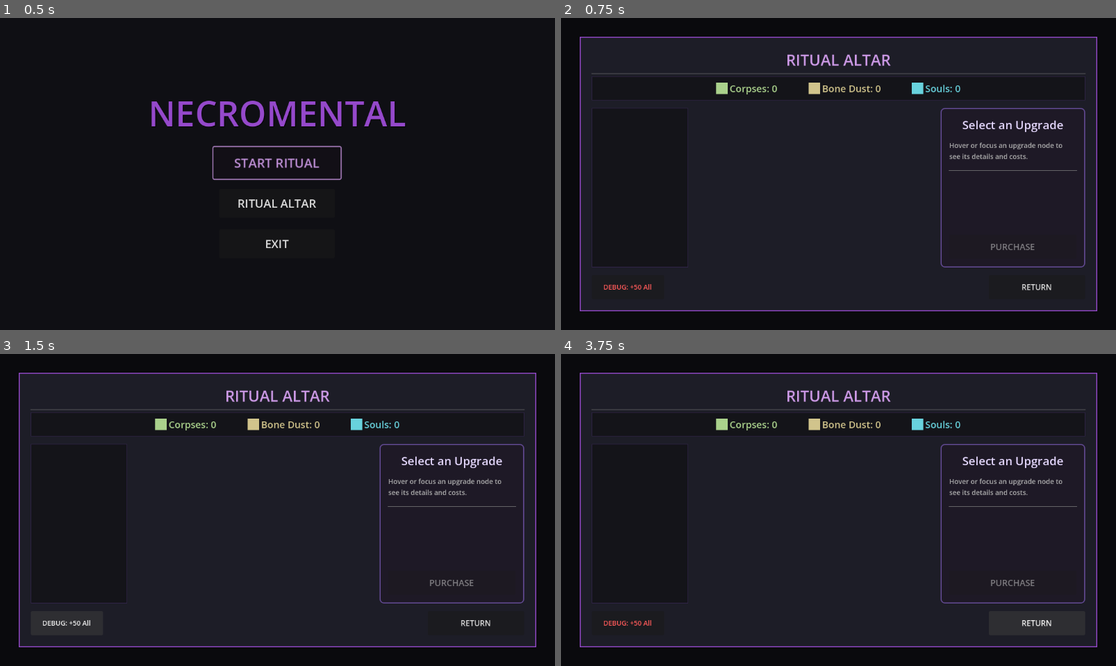
Above: before the commit, frames 1-4 (two rows, left to right).
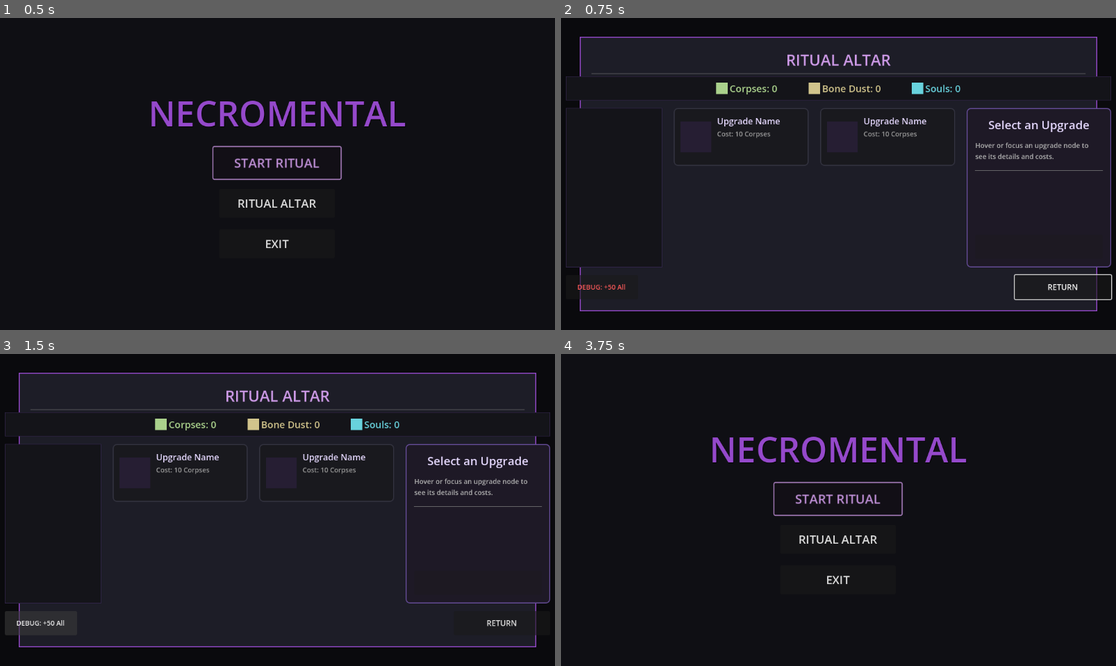
Above: after the commit, the same moments.

Repository: Noah1302/Necromental
Game: Godot game, scene res://scenes/ui/main_menu/main_menu.tscn
The game is run twice, just before and just after one commit, with the same random seed, the same clock (stepped at 60 frames per second) and the same inputs.
Inputs:
- Up to frame 1 (0.5 s): no input
- Up to frame 2 (0.75 s): click "RITUAL ALTAR" at 0.5 s
- Up to frame 3 (1.5 s): click "DEBUG: +50 All" at 1.25 s
- Up to frame 4 (3.75 s): click "DEBUG: +50 All" at 2 s; click "DEBUG: +50 All" at 2.75 s; click "RETURN" at 3.5 s

Frame 1 is identical in both runs. In frame 2, 4.3% of the frame differs, in the area x 0-100%, y 18-91%; in frame 3, 4.3%; in frame 4, 8.2%, in the area x 3-97%, y 6-94%.
Error in both runs: Invalid assignment of property or key 'unlocked_floors' with value of type 'Array' on a base object of type 'Resource (SaveData)'. (res://src/data/save_data.gd…

Commit message:
Fix: Restore missing cache_upg variable in purchase logic

Diff:
--- a/scenes/ui/meta_upgrade/meta_upgrade.gd
+++ b/scenes/ui/meta_upgrade/meta_upgrade.gd
@@ -168,10 +168,14 @@
 func _on_purchase_pressed() -> void:
 	if selected_upgrade and not selected_upgrade.is_purchased() and selected_upgrade.can_afford():
 		if GameState.purchase_upgrade(selected_upgrade.id, selected_upgrade.cost_corpses, selected_upgrade.cost_bone_dust, selected_upgrade.cost_soul_essence):
+			var cache_upg = selected_upgrade
+			_build_grid(current_category) # Refresh visually
+			# Re-select
 			if cache_upg:
 				for c in upgrade_grid.get_children():
 					if c.data.id == cache_upg.id:
 						_on_card_selected(cache_upg, c)
+						btn_purchase.grab_focus()
 						btn_purchase.grab_focus()
 
 func _on_resources_changed() -> void:
